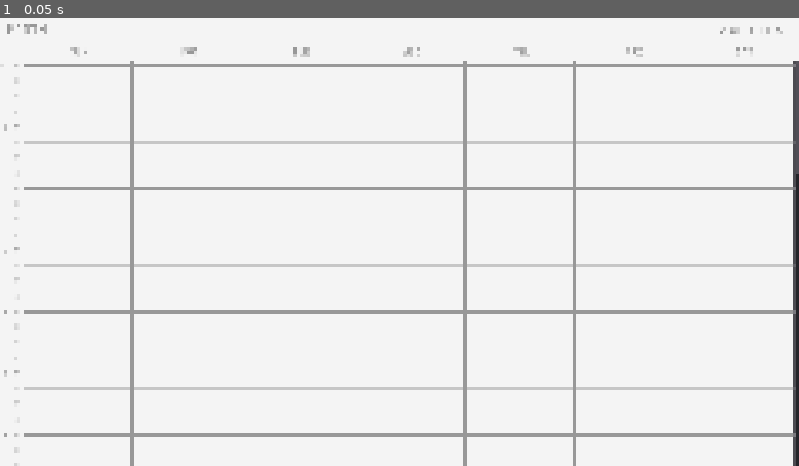
Above: before the commit, frame 1.
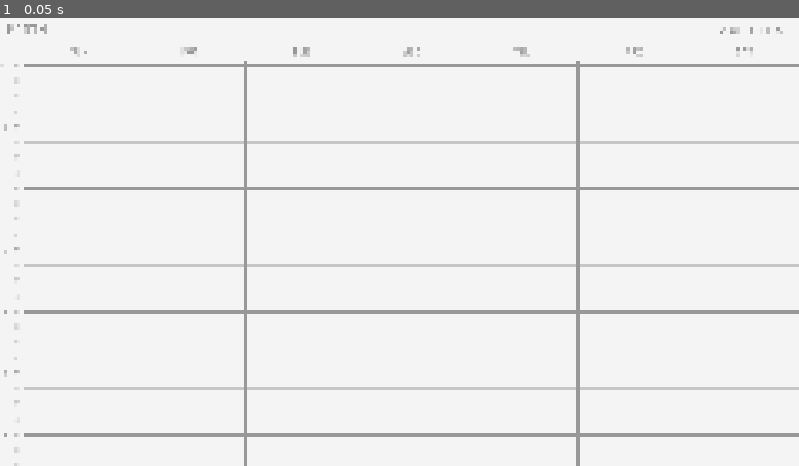
Above: after the commit, the same moment.

Repository: ACB-prgm/Organizer_Calendar
Game: Godot game, scene res://Calendar/WeekCalendar.tscn
Same seed, same stepped clock (60 frames per second), same inputs: the game is played once before the commit and once after it.
Inputs:
- Up to frame 1 (0.05 s): no input

The runs differ from the first frame. In frame 1, 2.6% of the frame differs, in the area x 16-100%, y 9-100%.

Commit message:
TimeLinesFin

Diff:
--- a/Calendar/CalendarEventVbox.gd
+++ b/Calendar/CalendarEventVbox.gd
@@ -1,10 +1,15 @@
 extends Control
 
 
-const TRUE_MIN_SIZE = Vector2(100, 1080)
-
-func _ready():
-	rect_min_size = TRUE_MIN_SIZE
+export (String,
+	"MON",
+	"TUES",
+	"WEDS",
+	"THURS",
+	"FRI",
+	"SAT",
+	"SUN"
+	) var weekday
 
 
 #func _on_resize(new_size):
--- a/Calendar/TimeLine.gd
+++ b/Calendar/TimeLine.gd
@@ -16,8 +16,8 @@
 	label.set("custom_colors/font_color", color)
 
 
-func _on_resize(_new_size):
-	TimeLineLocs.locs[time] = rect_global_position.y
+func _ready():
+	TimeLineLocs.locs[time] = self
 
 
 func min_to_time_string(mins:int) -> String:
--- a/Calendar/WeekCalendar.tscn
+++ b/Calendar/WeekCalendar.tscn
@@ -20,7 +20,24 @@
 use_filter = true
 font_data = ExtResource( 3 )
 
-[node name="VBoxContainer" type="VBoxContainer"]
+[sub_resource type="StyleBoxEmpty" id=11]
+
+[sub_resource type="StyleBoxEmpty" id=10]
+
+[sub_resource type="StyleBoxEmpty" id=8]
+
+[sub_resource type="Theme" id=4]
+VScrollBar/icons/decrement = null
+VScrollBar/icons/decrement_highlight = null
+VScrollBar/icons/increment = null
+VScrollBar/icons/increment_highlight = null
+VScrollBar/styles/grabber = SubResource( 11 )
+VScrollBar/styles/grabber_highlight = SubResource( 10 )
+VScrollBar/styles/grabber_pressed = SubResource( 10 )
+VScrollBar/styles/scroll = SubResource( 10 )
+VScrollBar/styles/scroll_focus = SubResource( 8 )
+
+[node name="WeekCalendar" type="VBoxContainer"]
 anchor_right = 1.0
 anchor_bottom = 1.0
 __meta__ = {
@@ -168,6 +185,7 @@
 margin_bottom = 1080.0
 size_flags_horizontal = 3
 size_flags_vertical = 3
+theme = SubResource( 4 )
 follow_focus = true
 scroll_horizontal_enabled = false
 __meta__ = {
@@ -178,4 +196,4 @@
 anchor_right = 0.0
 anchor_bottom = 0.0
 margin_right = 1920.0
-margin_bottom = 976.0
+margin_bottom = 1080.0
--- a/Calendar/WeekCalendarContainer.gd
+++ b/Calendar/WeekCalendarContainer.gd
@@ -9,8 +9,6 @@
 var HourLineStyle = preload("res://Calendar/CustomStyles/Lines/HLines_Hour.tres")
 var QuarterLineStyle = preload("res://Calendar/CustomStyles/Lines/HLines_Quarters.tres")
 var line_tscn = preload("res://Calendar/TimeLine.tscn")
-
-signal _resize(new_size)
 
 
 func _ready():
@@ -41,7 +39,6 @@
 
 		line.init(minutes, line_style, color)
 # warning-ignore:return_value_discarded
-		connect("_resize", line, "_on_resize")
 		$VBoxContainer.add_child(line)
 
 	var space = Control.new()
@@ -53,7 +50,6 @@
 	var viewport_size = get_viewport().size
 	rect_size = viewport_size
 	$VBoxContainer.set("custom_constants/separation", lerp(0.0, 20.0, viewport_size.y/1400.0)) # works OK, but could be better
-	emit_signal("_resize", viewport_size)
 
 
 func _on_PanelContainer2_resized():
--- a/Calendar/WeekCalendarContainer.tscn
+++ b/Calendar/WeekCalendarContainer.tscn
@@ -1,9 +1,9 @@
 [gd_scene load_steps=6 format=2]
 
-[ext_resource path="res://Calendar/CalendarEventVbox.gd" type="Script" id=1]
 [ext_resource path="res://Calendar/ColorInvertShader.tres" type="Material" id=2]
 [ext_resource path="res://Calendar/WeekCalendarContainer.gd" type="Script" id=3]
 [ext_resource path="res://Calendar/CustomStyles/Lines/VLines.tres" type="StyleBox" id=4]
+[ext_resource path="res://Calendar/WeekDayEventColumn/CalendarEventColumn.tscn" type="PackedScene" id=5]
 
 [sub_resource type="StyleBoxFlat" id=1]
 bg_color = Color( 0.960784, 0.960784, 0.960784, 1 )
@@ -38,13 +38,10 @@
 margin_bottom = 1080.0
 rect_min_size = Vector2( 55, 0 )
 
-[node name="CalendarEventVbox" type="Control" parent="HBoxContainer"]
+[node name="CalendarEventVbox" parent="HBoxContainer" instance=ExtResource( 5 )]
 margin_left = 59.0
 margin_right = 314.0
-margin_bottom = 1080.0
-rect_min_size = Vector2( 100, 0 )
-size_flags_horizontal = 3
-script = ExtResource( 1 )
+weekday = "SUN"
 
 [node name="VSeparator2" type="VSeparator" parent="HBoxContainer"]
 margin_left = 318.0
@@ -52,13 +49,9 @@
 margin_bottom = 1080.0
 custom_styles/separator = ExtResource( 4 )
 
-[node name="CalendarEventVbox2" type="Control" parent="HBoxContainer"]
+[node name="CalendarEventColumn" parent="HBoxContainer" instance=ExtResource( 5 )]
 margin_left = 326.0
 margin_right = 582.0
-margin_bottom = 1080.0
-rect_min_size = Vector2( 100, 0 )
-size_flags_horizontal = 3
-script = ExtResource( 1 )
 
 [node name="VSeparator3" type="VSeparator" parent="HBoxContainer"]
 margin_left = 586.0
@@ -66,13 +59,10 @@
 margin_bottom = 1080.0
 custom_styles/separator = ExtResource( 4 )
 
-[node name="CalendarEventVbox3" type="Control" parent="HBoxContainer"]
+[node name="CalendarEventColumn3" parent="HBoxContainer" instance=ExtResource( 5 )]
 margin_left = 594.0
 margin_right = 849.0
-margin_bottom = 1080.0
-rect_min_size = Vector2( 100, 0 )
-size_flags_horizontal = 3
-script = ExtResource( 1 )
+weekday = "TUES"
 
 [node name="VSeparator5" type="VSeparator" parent="HBoxContainer"]
 margin_left = 853.0
@@ -80,13 +70,10 @@
 margin_bottom = 1080.0
 custom_styles/separator = ExtResource( 4 )
 
-[node name="CalendarEventVbox4" type="Control" parent="HBoxContainer"]
+[node name="CalendarEventColumn4" parent="HBoxContainer" instance=ExtResource( 5 )]
 margin_left = 861.0
 margin_right = 1117.0
-margin_bottom = 1080.0
-rect_min_size = Vector2( 100, 0 )
-size_flags_horizontal = 3
-script = ExtResource( 1 )
+weekday = "WEDS"
 
 [node name="VSeparator" type="VSeparator" parent="HBoxContainer"]
 margin_left = 1121.0
@@ -94,13 +81,10 @@
 margin_bottom = 1080.0
 custom_styles/separator = ExtResource( 4 )
 
-[node name="CalendarEventVbox5" type="Control" parent="HBoxContainer"]
+[node name="CalendarEventColumn5" parent="HBoxContainer" instance=ExtResource( 5 )]
 margin_left = 1129.0
 margin_right = 1384.0
-margin_bottom = 1080.0
-rect_min_size = Vector2( 100, 0 )
-size_flags_horizontal = 3
-script = ExtResource( 1 )
+weekday = "THURS"
 
 [node name="VSeparator4" type="VSeparator" parent="HBoxContainer"]
 margin_left = 1388.0
@@ -108,13 +92,10 @@
 margin_bottom = 1080.0
 custom_styles/separator = ExtResource( 4 )
 
-[node name="CalendarEventVbox6" type="Control" parent="HBoxContainer"]
+[node name="CalendarEventColumn6" parent="HBoxContainer" instance=ExtResource( 5 )]
 margin_left = 1396.0
 margin_right = 1652.0
-margin_bottom = 1080.0
-rect_min_size = Vector2( 100, 0 )
-size_flags_horizontal = 3
-script = ExtResource( 1 )
+weekday = "FRI"
 
 [node name="VSeparator6" type="VSeparator" parent="HBoxContainer"]
 margin_left = 1656.0
@@ -122,13 +103,10 @@
 margin_bottom = 1080.0
 custom_styles/separator = ExtResource( 4 )
 
-[node name="CalendarEventVbox7" type="Control" parent="HBoxContainer"]
+[node name="CalendarEventColumn2" parent="HBoxContainer" instance=ExtResource( 5 )]
 margin_left = 1664.0
 margin_right = 1920.0
-margin_bottom = 1080.0
-rect_min_size = Vector2( 100, 0 )
-size_flags_horizontal = 3
-script = ExtResource( 1 )
+weekday = "SAT"
 
 [node name="InversionRect" type="ColorRect" parent="."]
 material = ExtResource( 2 )
--- /dev/null
+++ b/Calendar/WeekDayEventColumn/CalendarEventColumn.tscn
@@ -0,0 +1,14 @@
+[gd_scene load_steps=2 format=2]
+
+[ext_resource path="res://Calendar/CalendarEventVbox.gd" type="Script" id=1]
+
+[node name="CalendarEventColumn" type="Control"]
+margin_right = 100.0
+margin_bottom = 1080.0
+rect_min_size = Vector2( 100, 1080 )
+size_flags_horizontal = 3
+size_flags_vertical = 3
+script = ExtResource( 1 )
+__meta__ = {
+"_edit_use_anchors_": false
+}
--- a/project.godot
+++ b/project.godot
@@ -29,4 +29,5 @@
 
 [rendering]
 
+environment/default_clear_color=Color( 0.6, 0.6, 0.6, 1 )
 environment/default_environment="res://default_env.tres"
Not shown: 1 places in Calendar/WeekCalendar.tscn that only renumber resources
